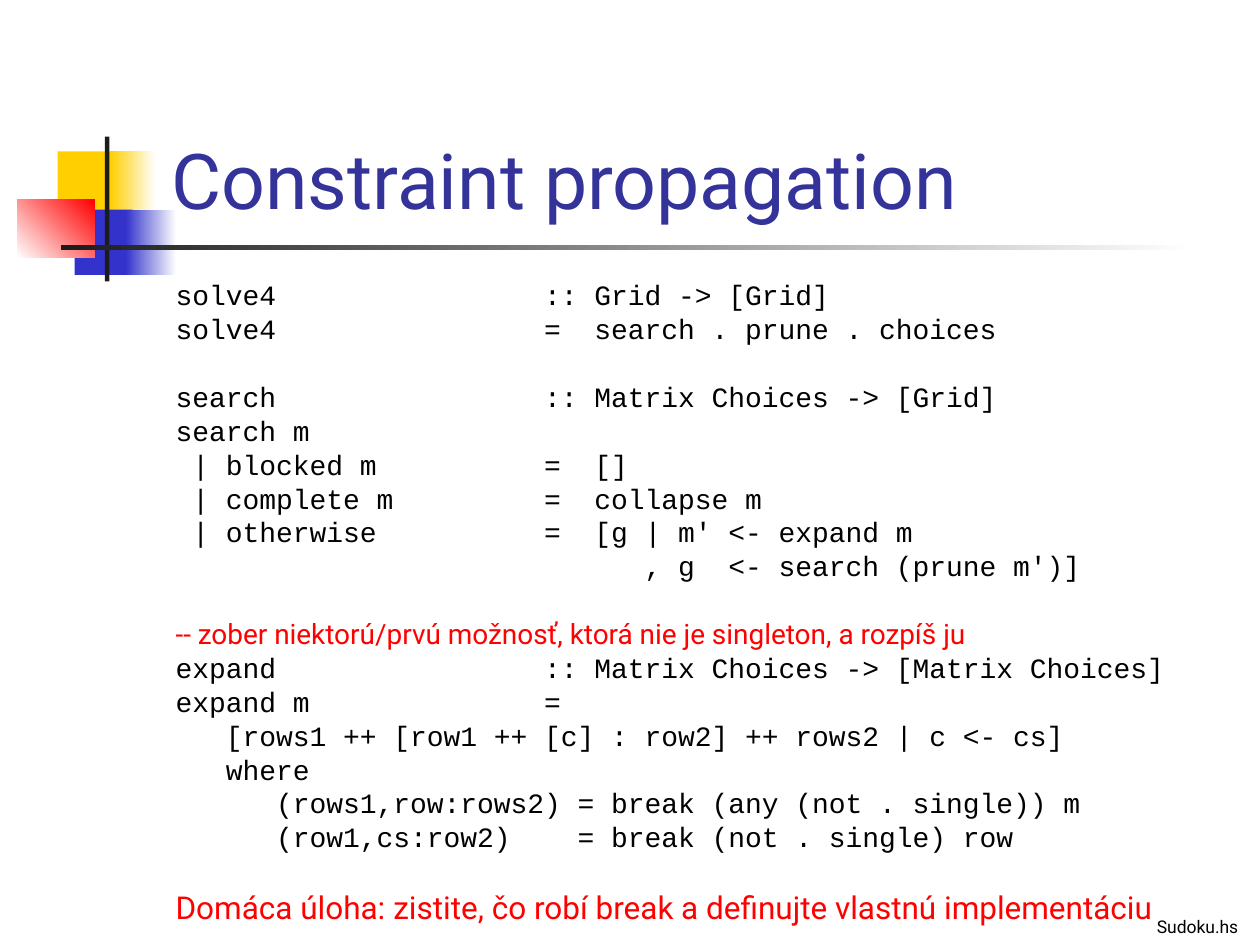
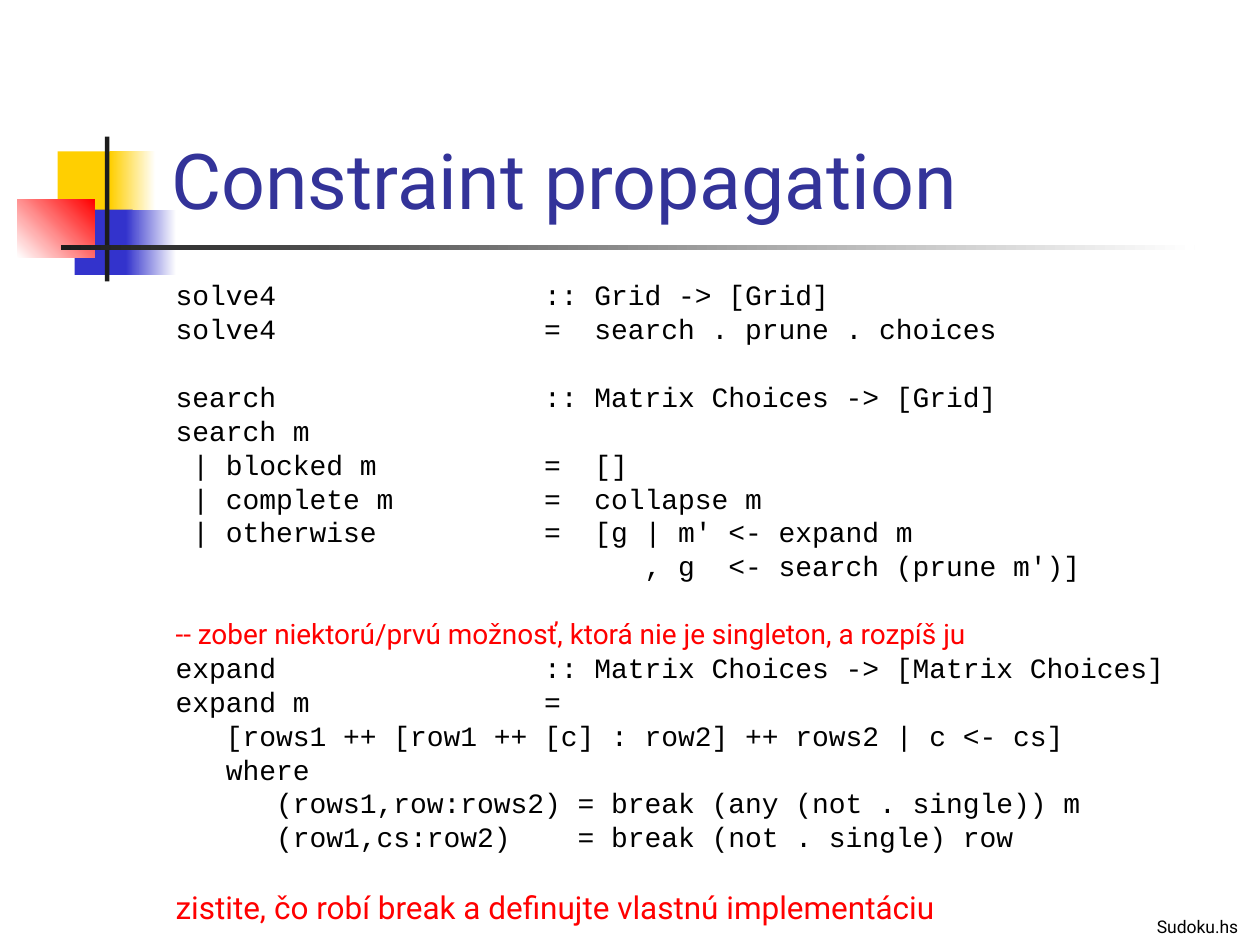
Before and after one commit to Funkcionalne/Prednasky, a slide deck: slide 22 of 04/04_fpro.ppt. Drawn at 1260x945 pixels with LibreOffice and Linux fonts; fonts in the diff are those of the drawing. Boxes give left, top, right and bottom in pixels: in the first picture for what was removed or moved away, otherwise in the second. Text is boxed around its words. In the diff, an @@ line names an element or a change of style, - is before the commit and + after.

```diff
--- a/04/04_fpro.ppt
+++ b/04/04_fpro.ppt
@@ text at (176,895,934,926): text changed @@
-Domáca úloha: zistite, čo robí break a definujte vlastnú implementáciu
+zistite, čo robí break a definujte vlastnú implementáciu
```
Also in this commit, not shown: 2 other files.
